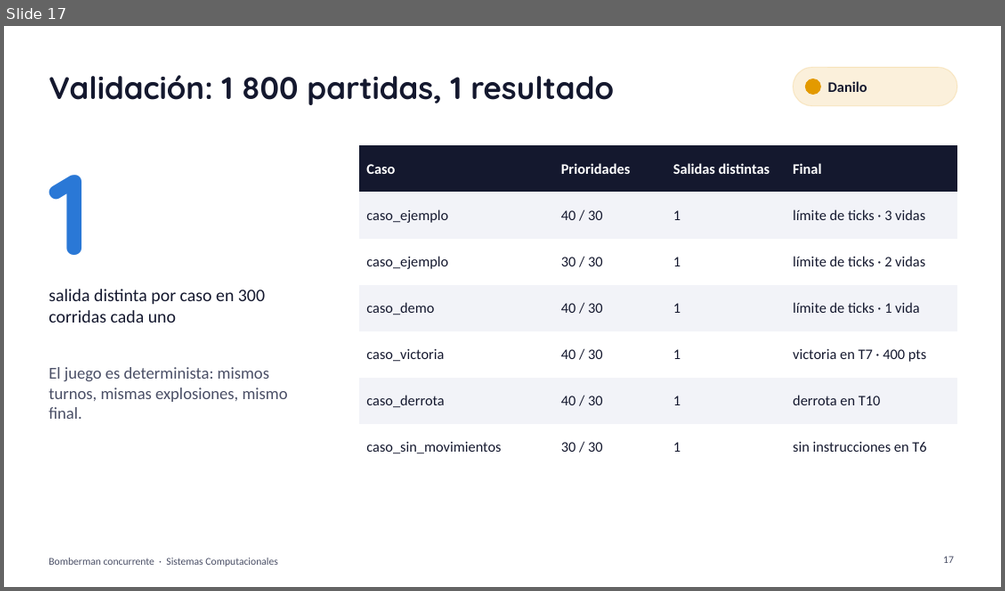
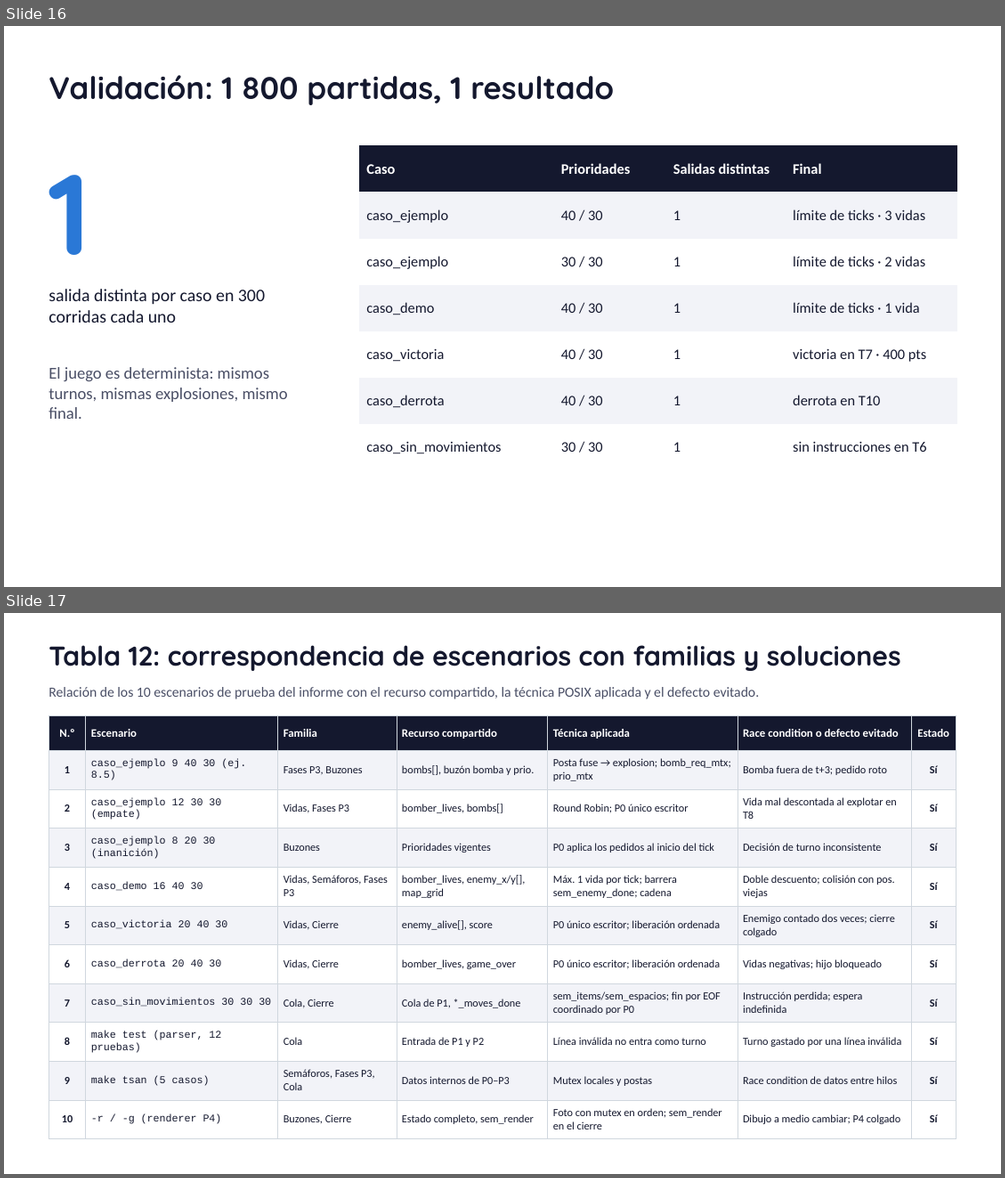
Before and after one commit to JoelxD12O/bomberman-concurrente, a slide deck: docs/presentacion/Bomberman_concurrente.pptx. Shown one above the other, each under a label of ours: slide 17 before the commit, slides 16 and 17 after it. The pictures are 1005x591 and 1005x1178 pixels, drawn with LibreOffice and Linux fonts; fonts in the diff are those of the drawing. Boxes give left, top, right and bottom in pixels: in the first picture for what was removed or moved away, otherwise in the second. Text is boxed around its words. In the diff, an @@ line names an element or a change of style, - is before the commit and + after.

```diff
--- a/docs/presentacion/Bomberman_concurrente.pptx
+++ b/docs/presentacion/Bomberman_concurrente.pptx
@@ slide 17 added at bbox=[4, 613, 1001, 1174], background #FFFFFF @@
@@ title added at bbox=[48, 645, 901, 671], 26 pt, text #14182E, bold @@
+Tabla 12: correspondencia de escenarios con familias y soluciones
@@ text added at bbox=[48, 687, 759, 699], 13.5 pt, text #4A4F66 @@
+Relación de los 10 escenarios de prueba del informe con el recurso compartido, la técnica POSIX aplicada y el defecto evitado.
@@ table added at bbox=[48, 716, 956, 1139], 11 rows, 7 columns @@
+N.º | Escenario | Familia | Recurso compartido | Técnica aplicada | Race condition o defecto evitado | Estado
+1 | caso_ejemplo 9 40 30 (ej. 8.5) | Fases P3, Buzones | bombs[], buzón bomba y prio. | Posta fuse → explosion; bomb_req_mtx; prio_mtx | Bomba fuera de t+3; pedido roto | Sí
+2 | caso_ejemplo 12 30 30 (empate) | Vidas, Fases P3 | bomber_lives, bombs[] | Round Robin; P0 único escritor | Vida mal descontada al explotar en T8 | Sí
+3 | caso_ejemplo 8 20 30 (inanición) | Buzones | Prioridades vigentes | P0 aplica los pedidos al inicio del tick | Decisión de turno inconsistente | Sí
+4 | caso_demo 16 40 30 | Vidas, Semáforos, Fases P3 | bomber_lives, enemy_x/y[], map_grid | Máx. 1 vida por tick; barrera sem_enemy_done; cadena | Doble descuento; colisión con pos. viejas | Sí
+5 | caso_victoria 20 40 30 | Vidas, Cierre | enemy_alive[], score | P0 único escritor; liberación ordenada | Enemigo contado dos veces; cierre colgado | Sí
+6 | caso_derrota 20 40 30 | Vidas, Cierre | bomber_lives, game_over | P0 único escritor; liberación ordenada | Vidas negativas; hijo bloqueado | Sí
+7 | caso_sin_movimientos 30 30 30 | Cola, Cierre | Cola de P1, *_moves_done | sem_items/sem_espacios; fin por EOF coordinado por P0 | Instrucción perdida; espera indefinida | Sí
+8 | make test (parser, 12 pruebas) | Cola | Entrada de P1 y P2 | Línea inválida no entra como turno | Turno gastado por una línea inválida | Sí
+9 | make tsan (5 casos) | Semáforos, Fases P3, Cola | Datos internos de P0–P3 | Mutex locales y postas | Race condition de datos entre hilos | Sí
+10 | -r / -g (renderer P4) | Buzones, Cierre | Estado completo, sem_render | Foto con mutex en orden; sem_render en el cierre | Dibujo a medio cambiar; P4 colgado | Sí
@@ what was slide 17 is now slide 16 @@
@@ slide 16 changed as well @@
@@ rounded rectangle removed at bbox=[793, 67, 957, 106] @@
@@ ellipse removed at bbox=[806, 79, 821, 94] @@
@@ text removed at bbox=[828, 81, 867, 92] @@
-Danilo
@@ text removed at bbox=[48, 557, 278, 566] @@
-Bomberman concurrente · Sistemas Computacionales
@@ page number removed at bbox=[943, 556, 954, 563] @@
-17
```
Also in this commit, not shown: 15 other slides changed, 8 other slides added, 3 slides removed, 1 other file.
